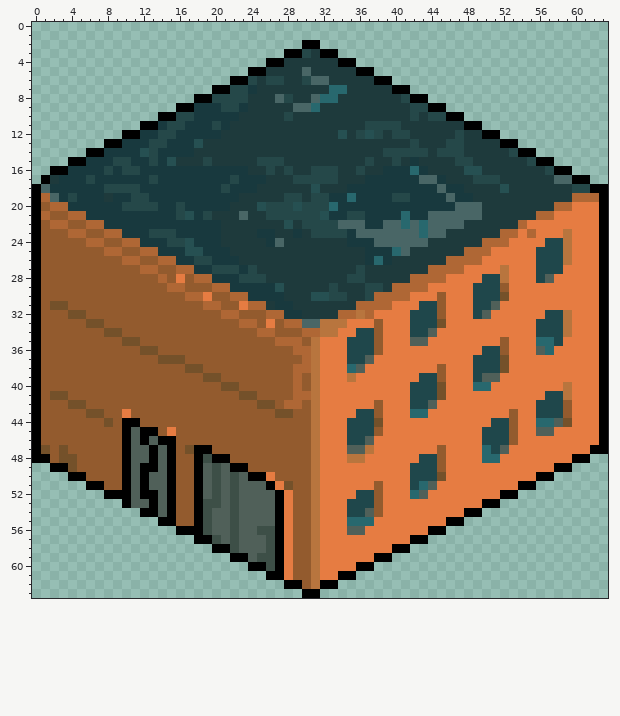
Pixel-art sprite: src/Hurka/bin/Release/HOUSE_001.png. Above is the file before it was changed.
The file is 64x64 pixels. Colours within 5 levels of each other are drawn and written as one.
The result:
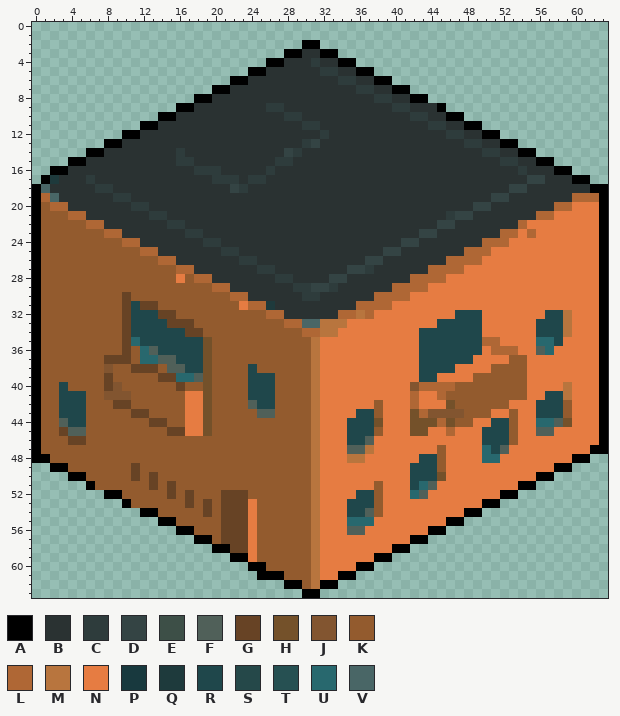
Palette (. is transparent): A #000000  B #2a3232  C #2e3c3c  D #344444  E #3d4f47  F #506059  G #674325  H #74512a  J #825530  K #935b2e  L #af6735  M #b8753e  N #e67c42  P #18393e  Q #1e3a3c  R #1f474b  S #254849  T #265052  U #28686e  V #496666
The exact change:
Changed rows in their new state; - is an unchanged pixel.
first column x 1:
 3 -----------------------------BB------------------------------
 4 ---------------------------BBBCBB----------------------------
 5 -------------------------BBBBBBCCBB--------------------------
 6 -----------------------BBBBBBBBBBCCBB------------------------
 7 ---------------------BBBBBBBBBBBBBBCCBB----------------------
 8 -------------------BBBBBBBBBBBBBBBBBBCCBB--------------------
 9 -----------------BBBBBBBBCCBBBBBBBBBBBBCCBBB-----------------
10 ---------------BBBBBBBBBBBBCCBBBBBBBBBBBBCCBB----------------
11 -------------BBBBBBBBBBBBBBBBCCBBBBBBBBBBBBCCBB--------------
12 -----------BBBBBBBBBBBBBBBBBBBBCBBBBBBBBBBBBBCCBB------------
13 ---------BBBBBBBBBBBBBBBBBBBBCDBBBBBBBBBBBBBBBBCCBB----------
14 -------BBBBBBBBCBBBBBBBBBBBDCBBBBBBBBBBBBBBBBBBBBCCBB--------
15 -----BBBBBBBBBBCCBBBBBBBBBCCBBBBBBBBBBBBBBBBBBBBBBBCCBB------
16 ---BBBBBBBBBBBBBBCCCBBBBBCBBBBBBBBBBBBBBBBBBBBBBBBBBBCBBB----
17 --BBBCBBBBBBBBBBBBBCCCBCCBBBBBBBBBBBBBBBBBBBBBBBBBBBBBDDBBB--
18 -BBBBBCCBBBBBBBBBBBBBDCBBBBBBBBBBBBBBBBBBBBBBBBBBBBBDDBBBBBBB
19 --BBBBBBCCBBBBBBBBBBBBBBBBBBBBBBBBBBBBBBBBBBBBBBBBDDBBBBBBB--
20 ---BBBBBBBCCBBBBBBBBBBBBBBBBBBBBBBBBBBBBBBBBBBBBDDBBBBBBB----
21 K----BBBBBBBCCBBBBBBBBBBBBBBBBBBBBBBBBBBBBBBBCDDBBBBBBB------
22 -KK----BBBBBBBCCBBBBBBBBBBBBBBBBBBBBBBBBBBBBDDBBBBBBB--------
23 ---KK----BBBBBBBCCBBBBBBBBBBBBBBBBBBBBBBBBDDBBBBBBB-------N--
24 -----KK----BBBBBBBCCBBBBBBBBBBBBBBBBBBBBDDBBBBBBB-------NNN--
25 -------KK----BBBBBBBCCBBBBBBBBBBBBBBBBDDBBBBBBB--------NNNN--
26 ---------KK----BBBBBBBCCBBBBBBBBBBBBDDBBBBBBB----------NNNN--
27 -----------KK----BBBBBBBCCBBBBBBBBDDCBBBBBB--------N---NNN---
28 -------------K-----BBBBBBBCCBBBBDDBBBBBBB--------NNN---NN----
29 --------------KK-----BBBBBBBCCDDCBBBBBB---------NNNN---------
30 ---------G------KKK----BBBBBBCCBBBBBB-------N---NNNN---------
31 -KK------GRGG-----KK------BBBBBBBBB-------NNN---NNN----------
32 ---KK----GRRRGG-----KK-----BBBBBB--------NNNN-RR-N-----------
33 -----KK--GRRRRGGG-----KK-K-----------N---NNNRRRRR------------
34 -------KKGRRRRRRGG------KK---------NNN---N-RRRRRR------------
35 ---------GURRRRRRRH-------KKK-----NNNN---NRRRRRRRLLN---------
36 ---------G-UFRRRRRH---------KK----NNNN----RRRRRRRNLLL--------
37 -------GGG-UUFFRRRH----------K----NNN-----RRRRRRNNNNKK-------
38 -------J--GGG-FFRRH----R----KK----NN------RRRR--NNKKKK-------
39 -------G-----GGUUF-K---RRR--K-----N---------N---KKKKKK-------
40 --R----GJ------G--H-KK-RRR--K------------JLLLLKKKKKKKK-------
41 -KRRR--JJJ------NNH---KRRR--KK-----------LNNLKKKKKKKKK-------
42 --RRR---GG------NNH----FRR-KK------------LNN-HKKKKKK---------
43 --RRRKK--KGG----NNH-----FFKK-------------HLJJJJKKK-----------
44 --FRR--K-KK-GG--NNH----------------------HHHLHKK-------------
45 --GFF----KKKK-GGNNH----------------------HH--L---------------
46 ---GG----KKKKKK----------------------------------------------
47 K-K------KKKKKK-KKK------------------------------------------
48 --KK-----KKKKKK--KKKK----------------------------------------
49 ---K-----KGKKKK--KKKKKK--------------------------------------
50 ---------KGKGKK--KKKKKKKKK-----------------------------------
51 ------K--KKKGKG--KKKKKKKKKKK---------------------------------
52 ---------KKKKKG-GKKKGGGKKKKK---------------------------------
53 ----------KKKKK-GKGKGGGNKKKK---------------------------------
54 -------------KK--KGKGGGNKKKK---------------------------------
55 -----------------KKKGGGNKKKK---------------------------------
56 -----------------KKKGGGNKKKK---------------------------------
57 -------------------KGGGNKKKK---------------------------------
58 ---------------------GGNKKKK---------------------------------
59 -----------------------NKKKK---------------------------------
60 -------------------------KKK---------------------------------
61 ------------------------A--K---------------------------------
Changed places in both pictures, as pixel boxes (x1, y1, x2, y2):
changed: (41, 49, 590, 580)
